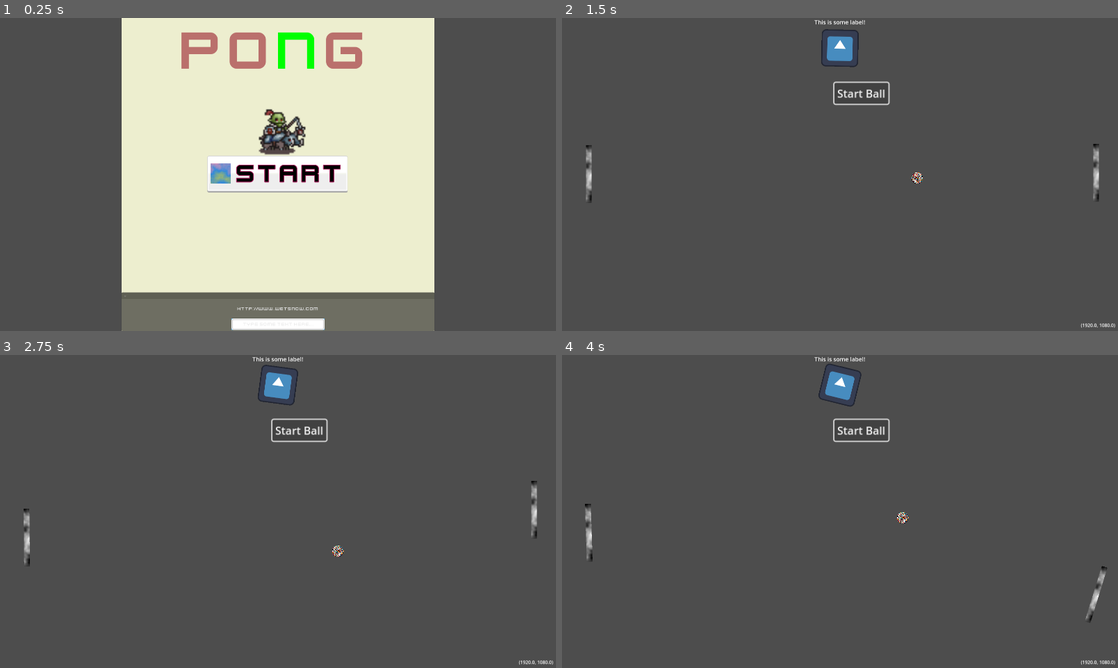
Above: before the commit, frames 1-4 (two rows, left to right).
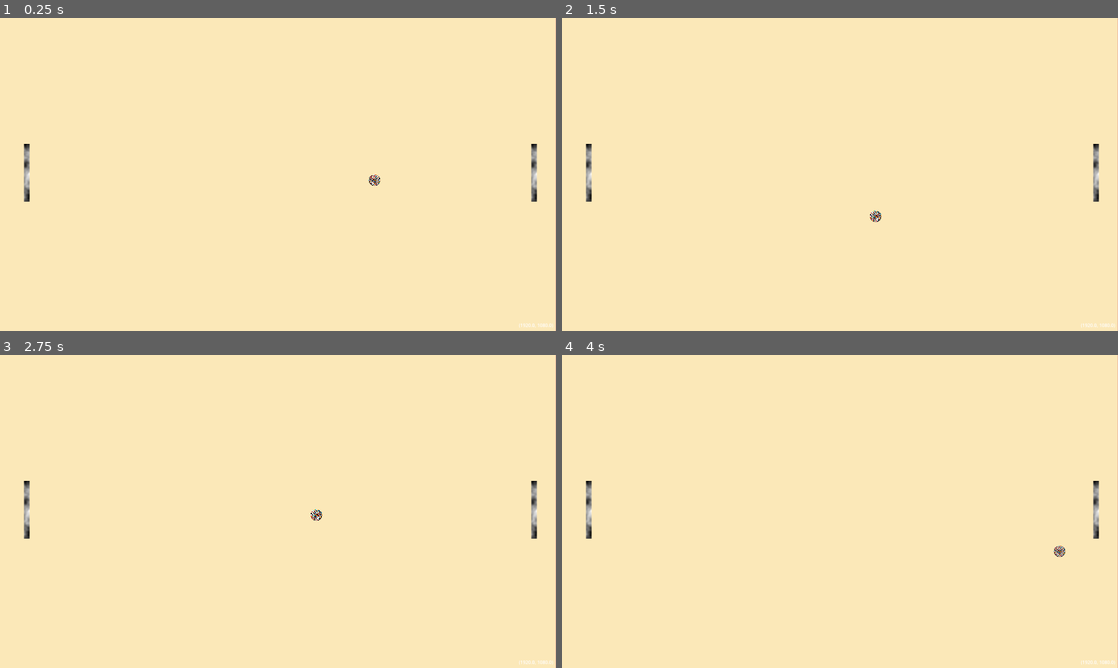
Above: after the commit, the same moments.

Repository: DanTulovsky/godot-game0
Game: Godot game, scene res://root.tscn
The game is run twice, just before and just after one commit, with the same random seed, the same clock (stepped at 60 frames per second) and the same inputs. Before the commit the project starts from res://title.tscn. The engine's default icon, where the game draws it, is replaced by a stand-in: a white triangle on a blue panel in a dark square.
Inputs (mouse positions are in pixels of both pictures, inside the frame that each line leads up to):
- Up to frame 1 (0.25 s): no input
- Up to frame 2 (1.5 s): click (840, 174) at 0.5 s, where only the run before the commit has a clickable "Start"; click (862, 93) at 1.25 s, where only the run before the commit has a clickable "Start Ball"
- Up to frame 3 (2.75 s): click (300, 430) at 2 s, where only the run before the commit has a clickable "Start Ball"
- Up to frame 4 (4 s): tap Enter (ui_accept) at 2.75, 3.02, 3.77 s; hold Right (ui_right) 2.78-3.53 s; hold Down (ui_down) from 3.53 s (still down)

The runs differ from the first frame. In frame 1, 56% of the frame differs, in the area x 0-100%, y 0-100%; in frame 2, 100%; in frame 3, 100%; in frame 4, 100%.
Error after the commit: Parse Error: Could not find type "AIController2D" in the current scope. (res://paddle.gd:10)

Commit message:
Refactor ball and paddle scripts to enhance collision handling and AI control. Update scene files for improved structure and resource management. Adjust project settings for better compatibility with new features.

Diff:
--- a/ball.gd
+++ b/ball.gd
@@ -8,19 +8,29 @@
 
 var current_speed: float
 
+signal game_over
+
 # Called when the node enters the scene tree for the first time.
 func _ready():
 	set_process(false)
 	add_to_group("ball")
 	$VisibleOnScreenNotifier2D.screen_exited.connect(_on_screen_exited)
 
+	if Global.CONFIG.auto_start:
+		start()
+
 
 func _on_screen_exited():
-	print("screen exited")
+	game_over.emit()
+	reset()
+
+func reset():
 	position = get_viewport_rect().get_center()
 	velocity = Vector2.ZERO
 	current_speed = speed # Reset speed to default
 	set_physics_process(false)
+	if Global.CONFIG.auto_start:
+		start()
 
 # Called every frame. 'delta' is the elapsed time since the previous frame.
 # func _process(delta):
@@ -51,17 +61,27 @@
 
 	if collision:
 		var collider = collision.get_collider()
+		var normal = collision.get_normal()
+		var remainder = collision.get_remainder()
+
 		play_collision_sound()
 
 		if collider.is_in_group("paddles"):
+			# Bounce velocity off the paddle
+			velocity = velocity.bounce(normal)
 			# Add some of the paddle's velocity to influence angle
-			velocity = velocity.bounce(collision.get_normal())
 			velocity.y += collider.velocity.y * paddle_influence
 			velocity = velocity.normalized() * current_speed # Maintain current speed
 		else:
 			# Normal bounce for walls
-			velocity = velocity.bounce(collision.get_normal())
+			velocity = velocity.bounce(normal)
 			velocity = velocity.normalized() * current_speed
+
+		# Continue movement with remaining motion in the new velocity direction
+		# This ensures the ball moves away from the surface in the same frame
+		var remaining_distance = remainder.length()
+		if remaining_distance > 0:
+			move_and_collide(velocity.normalized() * remaining_distance)
 
 func play_collision_sound():
 	$AudioStreamPlayer2D.play()
--- /dev/null
+++ b/controller.gd
@@ -0,0 +1,35 @@
+extends AIController2D
+
+# Stores the actions sampled for the agent's policy, running in python
+var vertical_action: float = 0.0 # -1.0 (down) to 1.0 (up)
+var rotation_action: float = 0.0 # -1.0 (left) to 1.0 (right)
+
+func get_obs() -> Dictionary:
+	# get the balls position and velocity in the paddle's frame of reference
+	var ball_pos = to_local(_player.ball.global_position)
+	var ball_vel = to_local(_player.ball.velocity)
+	var obs = [ball_pos.x, ball_pos.y, ball_vel.x / 10.0, ball_vel.y / 10.0]
+
+	# todo: add observations for the paddle's own position and velocity
+	# todo: add observations for the other paddle's position and velocity
+
+	return {"obs": obs}
+
+func get_reward() -> float:
+	return reward
+
+func get_action_space() -> Dictionary:
+	return {
+		"vertical_action": {
+			"size": 1,
+			"action_type": "continuous"
+		},
+		"rotation_action": {
+			"size": 1,
+			"action_type": "continuous"
+		},
+	}
+
+func set_action(action) -> void:
+	vertical_action = clamp(action["vertical_action"][0], -1.0, 1.0)
+	rotation_action = clamp(action["rotation_action"][0], -1.0, 1.0)
--- /dev/null
+++ b/game_config.gd
@@ -0,0 +1,5 @@
+extends Resource
+class_name GameConfig
+
+@export var auto_start: bool = false
+@export var ai_training: bool = false
--- /dev/null
+++ b/game_config.tres
@@ -0,0 +1,8 @@
+[gd_resource type="Resource" script_class="GameConfig" load_steps=2 format=3 uid="uid://bxhcmyb7ik0w1"]
+
+[ext_resource type="Script" uid="uid://bvo313ca5gpan" path="res://game_config.gd" id="1_fnbpw"]
+
+[resource]
+script = ExtResource("1_fnbpw")
+auto_start = true
+metadata/_custom_type_script = "uid://bvo313ca5gpan"
--- a/global.gd
+++ b/global.gd
@@ -1,6 +1,8 @@
 extends Node
 
 const ROOT_SCENE: String = "res://root.tscn"
+const CONFIG = preload("res://game_config.tres")
+
 var current_scene: Node = null
 
 # Called when the node enters the scene tree for the first time.
--- a/hud_layer.tscn
+++ b/hud_layer.tscn
@@ -1,50 +1,10 @@
-[gd_scene load_steps=7 format=3 uid="uid://bflag4d367eh3"]
+[gd_scene load_steps=3 format=3 uid="uid://bflag4d367eh3"]
 
-[ext_resource type="Texture2D" uid="uid://cgpglbayw5nnk" path="res://assets/images/icon.svg" id="1_f7c78"]
-[ext_resource type="Script" uid="uid://cbuotih4v1bw2" path="res://icon.gd" id="2_b40ck"]
-[ext_resource type="Script" uid="uid://de5elqbw1wcn3" path="res://start_button.gd" id="3_b40ck"]
 [ext_resource type="Script" uid="uid://c4c3a7camaxft" path="res://label_resolution.gd" id="4_7tdrv"]
-
-[sub_resource type="LabelSettings" id="LabelSettings_7tdrv"]
-font_size = 20
 
 [sub_resource type="LabelSettings" id="LabelSettings_b40ck"]
 
 [node name="HUDLayer" type="CanvasLayer"]
-
-[node name="Title" type="Label" parent="."]
-anchors_preset = 5
-anchor_left = 0.5
-anchor_right = 0.5
-offset_left = -88.0
-offset_right = 88.0
-offset_bottom = 28.0
-grow_horizontal = 2
-size_flags_horizontal = 4
-size_flags_vertical = 0
-text = "This is some label!"
-label_settings = SubResource("LabelSettings_7tdrv")
-vertical_alignment = 1
-
-[node name="Icon" type="Sprite2D" parent="Title"]
-position = Vector2(88, 104)
-texture = ExtResource("1_f7c78")
-script = ExtResource("2_b40ck")
-
-[node name="StartButton" type="Button" parent="."]
-offset_left = 941.0
-offset_top = 223.99998
-offset_right = 1020.0
-offset_bottom = 254.99998
-scale = Vector2(2.3529553, 2.3160932)
-size_flags_horizontal = 4
-size_flags_vertical = 4
-text = "Start Ball"
-script = ExtResource("3_b40ck")
-metadata/_edit_use_anchors_ = true
-
-[node name="Timer" type="Timer" parent="StartButton"]
-autostart = true
 
 [node name="MarginContainer" type="MarginContainer" parent="."]
 anchors_preset = 3
--- /dev/null
+++ b/model_analysis_summary.json
@@ -0,0 +1,60 @@
+{
+  "model_info": {
+    "model_path": "models/GameModel.onnx",
+    "file_size_mb": 0.019239425659179688,
+    "ir_version": 8,
+    "producer_name": "pytorch",
+    "producer_version": "2.8.0",
+    "domain": "",
+    "model_version": 0,
+    "doc_string": "N/A",
+    "estimated_parameters": 4610,
+    "estimated_parameters_millions": 0.00461
+  },
+  "inputs": [
+    {
+      "name": "obs",
+      "shape": "[batch_size, 4]",
+      "data_type": "FLOAT",
+      "description": "N/A"
+    },
+    {
+      "name": "state_ins",
+      "shape": "[batch_size]",
+      "data_type": "FLOAT",
+      "description": "N/A"
+    }
+  ],
+  "outputs": [
+    {
+      "name": "output",
+      "shape": "[batch_size, 2]",
+      "data_type": "FLOAT",
+      "description": "N/A"
+    },
+    {
+      "name": "state_outs",
+      "shape": "[batch_size]",
+      "data_type": "FLOAT",
+      "description": "N/A"
+    }
+  ],
+  "graph_analysis": {
+    "total_nodes": 8,
+    "total_edges": 6,
+    "graph_depth": "6",
+    "unique_operators": 5,
+    "operator_counts": {
+      "Flatten": 1,
+      "Concat": 1,
+      "Gemm": 3,
+      "Tanh": 2,
+      "Identity": 1
+    }
+  },
+  "memory_metrics": {
+    "file_size_mb": 0.019239425659179688,
+    "weights_size_mb": 0.01758575439453125,
+    "complexity_score": 111.75857543945312
+  }
+}
--- a/paddle.gd
+++ b/paddle.gd
@@ -7,69 +7,122 @@
 @export_group("Misc")
 @export var is_player: bool = false
 
+@onready var ai_controller: AIController2D = $AIController2D
+
 var rotation_direction: float = 0.0
+var direction: int = 0 # -1 (down) to 1 (up)
 var screen_size: Vector2
 var ball: CharacterBody2D
 var ai_target_rotation_direction: float = 0.0
 var ai_rotation_change_timer: float = 0.0
+var last_collision_frame: int = -1 # Track last collision frame to avoid duplicate rewards
+var initial_x_position: float = 0.0
+var paddle_height: float = 200.0 # 100 pixels * 2x scale
 
 
 # Called when the node enters the scene tree for the first time.
 func _ready():
 	screen_size = get_viewport_rect().size
+	initial_x_position = position.x
 	# Find the ball node using the "ball" group
 	ball = get_tree().get_first_node_in_group("ball") as CharacterBody2D
+	if not ball:
+		printerr("No ball found")
+		get_tree().quit(1)
 
-	# Initialize AI rotation timer to a random value so it doesn't trigger immediately
-	if not is_player:
-		ai_rotation_change_timer = randf_range(1.0, 3.0)
-		ai_target_rotation_direction = randf_range(-1.0, 1.0)
+	ball.game_over.connect(game_over)
+
+	ai_controller.init(self)
+
+	# IfAItraining is enabled, setthecontrolmodetotraining
+	if Global.CONFIG.ai_training:
+		ai_controller.control_mode = AIController2D.ControlModes.TRAINING
+	elif is_player:
+		ai_controller.control_mode = AIController2D.ControlModes.HUMAN
+	else:
+		print("setting ai controller control mode to ONNX_INFERENCE")
+		ai_controller.control_mode = AIController2D.ControlModes.ONNX_INFERENCE
 
 
+	print("paddle is human? ", is_player)
+	print("ai controller control mode: ", ai_controller.control_mode)
+
+
+func game_over():
+	if not is_player:
+		ai_controller.done = true
+		ai_controller.needs_reset = true
+
 func _physics_process(delta):
-	if is_player:
-		var direction = 0
+	match ai_controller.heuristic:
+		"model":
+			ai_mode(delta)
+		"human":
+			normal_mode(delta)
 
-		if Input.is_action_pressed("ui_up"):
-			direction = -1
-		elif Input.is_action_pressed("ui_down"):
-			direction = 1
-
-		rotation_direction = Input.get_axis("ui_left", "ui_right")
-		rotation += rotation_direction * rotation_speed * delta
-		rotation = clamp(rotation, -0.3, 0.3)
-
-		velocity.y = direction * speed
-	else:
-		# AI: Move towards the ball's Y position
-		# Re-find ball if it was destroyed and recreated
-		if not is_instance_valid(ball):
-			ball = get_tree().get_first_node_in_group("ball") as CharacterBody2D
-
-		if ball:
-			var ball_y = ball.position.y
-			var paddle_y = position.y
-			var difference = ball_y - paddle_y
-
-			# Calculate velocity proportional to distance for smooth movement
-			# This creates smooth acceleration and deceleration
-			var target_velocity = difference * 2.0 # Adjust multiplier for responsiveness
-			velocity.y = clamp(target_velocity, -speed, speed)
-
-			# AI: Smooth random rotation
-			ai_rotation_change_timer -= delta
-			if ai_rotation_change_timer <= 0.0:
-				# Change target direction every 1-3 seconds
-				ai_target_rotation_direction = randf_range(-1.0, 1.0)
-				ai_rotation_change_timer = randf_range(1.0, 3.0)
-
-			# Smoothly interpolate rotation direction towards target
-			rotation_direction = lerp(rotation_direction, ai_target_rotation_direction, delta * 2.0)
-			rotation += rotation_direction * rotation_speed * delta
-			rotation = clamp(rotation, -0.3, 0.3)
-		else:
-			# No ball found, stop moving
-			velocity.y = 0
+	# Lock horizontal movement - prevent paddle from drifting horizontally
+	velocity.x = 0.0
+	position.x = initial_x_position
 
 	# Use move_and_slide() - paddles won't be pushed by the ball
 	move_and_slide()
+
+	# Check for collisions with the ball
+	if ai_controller.heuristic == "model":
+		_check_ball_collision()
+
+func ai_mode(_delta):
+	if ai_controller.needs_reset:
+		ai_controller.reset()
+		ball.reset()
+		return
+
+	# Get actions from the controller
+	direction = ai_controller.vertical_action
+	rotation_direction = ai_controller.rotation_action
+
+	# Apply vertical movement
+	velocity.y = direction * speed
+
+	# Apply rotation
+	rotation += rotation_direction * rotation_speed * _delta
+	rotation = clamp(rotation, -0.3, 0.3)
+
+func normal_mode(delta):
+	if Input.is_action_pressed("ui_up"):
+		direction = -1
+	elif Input.is_action_pressed("ui_down"):
+		direction = 1
+	else:
+		direction = 0
+
+	rotation_direction = Input.get_axis("ui_left", "ui_right")
+	rotation += rotation_direction * rotation_speed * delta
+	rotation = clamp(rotation, -0.3, 0.3)
+
+	velocity.y = direction * speed
+
+func _check_ball_collision():
+	if not ball:
+		print("no ball found")
+		return
+
+	# Get the current frame number to avoid duplicate rewards
+	var current_frame = Engine.get_process_frames()
+
+	# Check if we have any collisions
+	var collision_count = get_slide_collision_count()
+
+	for i in range(collision_count):
+		var collision = get_slide_collision(i)
+		var collider = collision.get_collider()
+
+		# Check if the collider is the ball
+		if collider == ball:
+			# Only reward once per collision event (avoid duplicate rewards in same frame)
+			if last_collision_frame != current_frame:
+				# Add reward for successfully hitting the ball
+				# print("rewarding for hitting the ball")
+				ai_controller.reward += 1.0
+				last_collision_frame = current_frame
+				break # Only count one collision per frame
--- a/paddle.tscn
+++ b/paddle.tscn
@@ -1,6 +1,7 @@
-[gd_scene load_steps=5 format=3 uid="uid://c7ujm3f6w2g07"]
+[gd_scene load_steps=6 format=3 uid="uid://c7ujm3f6w2g07"]
 
 [ext_resource type="Script" uid="uid://dx0g0sec2e3mh" path="res://paddle.gd" id="1_0sbc1"]
+[ext_resource type="Script" uid="uid://bp0wi5s6tjkfc" path="res://controller.gd" id="2_tbytw"]
 
 [sub_resource type="RectangleShape2D" id="RectangleShape2D_ut3sq"]
 size = Vector2(10, 100)
@@ -22,3 +23,8 @@
 
 [node name="Sprite2D" type="Sprite2D" parent="CollisionShape2D"]
 texture = SubResource("NoiseTexture2D_0sbc1")
+
+[node name="AIController2D" type="Node2D" parent="."]
+unique_name_in_owner = true
+script = ExtResource("2_tbytw")
+metadata/_custom_type_script = "uid://mjinlgrr4m1v"
--- a/project.godot
+++ b/project.godot
@@ -11,8 +11,8 @@
 [application]
 
 config/name="game0"
-run/main_scene="uid://ch36guisgumx6"
-config/features=PackedStringArray("4.5", "Forward Plus")
+run/main_scene="uid://b66msut7c8v70"
+config/features=PackedStringArray("4.5", "C#", "Forward Plus")
 config/icon="res://assets/images/icon.svg"
 
 [autoload]
@@ -28,11 +28,19 @@
 window/stretch/aspect="expand"
 window/stretch/scale_mode="integer"
 
+[dotnet]
+
+project/assembly_name="game0"
+
 [editor]
 
 version_control/plugin_name="GitPlugin"
 version_control/autoload_on_startup=true
 
+[editor_plugins]
+
+enabled=PackedStringArray("res://addons/godot_rl_agents/plugin.cfg")
+
 [rendering]
 
 textures/vram_compression/import_etc2_astc=true
--- a/root.gd
+++ b/root.gd
@@ -2,7 +2,6 @@
 
 var quit_dialog: ConfirmationDialog
 var theme: Theme = Theme.new()
-
 
 func _ready() -> void:
 	quit_dialog = ConfirmationDialog.new()
--- a/root.tscn
+++ b/root.tscn
@@ -1,10 +1,20 @@
-[gd_scene load_steps=7 format=3 uid="uid://b66msut7c8v70"]
+[gd_scene load_steps=10 format=3 uid="uid://b66msut7c8v70"]
 
 [ext_resource type="Script" uid="uid://d0hjd3h1ms6b0" path="res://root.gd" id="1_bf3um"]
 [ext_resource type="PackedScene" uid="uid://c7ujm3f6w2g07" path="res://paddle.tscn" id="3_jnlp7"]
 [ext_resource type="PackedScene" uid="uid://b73523ncwdktd" path="res://ball.tscn" id="5_jnlp7"]
+[ext_resource type="Script" uid="uid://bfe5fne7pos6" path="res://sync.gd" id="6_l8v81"]
 [ext_resource type="PackedScene" uid="uid://bflag4d367eh3" path="res://hud_layer.tscn" id="8_bf3um"]
 [ext_resource type="PackedScene" uid="uid://cdux3qd5cklf6" path="res://wall.tscn" id="9_huihk"]
+
+[sub_resource type="Gradient" id="Gradient_jnlp7"]
+interpolation_mode = 1
+colors = PackedColorArray(0.98584265, 0.9121821, 0.7242206, 1, 0.8901961, 0.5568628, 0.5411765, 1)
+
+[sub_resource type="GradientTexture2D" id="GradientTexture2D_l8v81"]
+gradient = SubResource("Gradient_jnlp7")
+width = 1920
+height = 1080
 
 [sub_resource type="ParticleProcessMaterial" id="ParticleProcessMaterial_vyht1"]
 lifetime_randomness = 0.72
@@ -25,16 +35,19 @@
 [node name="Root" type="Node2D"]
 script = ExtResource("1_bf3um")
 
+[node name="Background" type="Sprite2D" parent="."]
+texture = SubResource("GradientTexture2D_l8v81")
+centered = false
+
 [node name="paddle0" parent="." groups=["paddles"] instance=ExtResource("3_jnlp7")]
 position = Vector2(1844, 534)
 scale = Vector2(2, 2)
-is_player = true
 
 [node name="paddle1" parent="." groups=["paddles"] instance=ExtResource("3_jnlp7")]
 position = Vector2(92, 535)
 scale = Vector2(2, 2)
 
-[node name="Ball" parent="." instance=ExtResource("5_jnlp7")]
+[node name="Ball" parent="." groups=["ball"] instance=ExtResource("5_jnlp7")]
 position = Vector2(1043, 535)
 
 [node name="BottomWall" parent="." instance=ExtResource("9_huihk")]
@@ -55,6 +68,9 @@
 anchor_mode = 0
 drag_horizontal_enabled = true
 
-[connection signal="pressed" from="HUDLayer/StartButton" to="Ball" method="_on_start_button_pressed"]
+[node name="Sync" type="Node" parent="."]
+script = ExtResource("6_l8v81")
+onnx_model_path = "res://models/GameModel.onnx"
+metadata/_custom_type_script = "uid://c0aec4xgw5db7"
 
 [editable path="HUDLayer"]
--- /dev/null
+++ b/script_templates/AIController/controller_template.gd
@@ -0,0 +1,43 @@
+# meta-name: AI Controller Logic
+# meta-description: Methods that need implementing for AI controllers
+# meta-default: true
+extends _BASE_
+
+#-- Methods that need implementing using the "extend script" option in Godot --#
+
+func get_obs() -> Dictionary:
+	assert(false, "the get_obs method is not implemented when extending from ai_controller")
+	return {"obs":[]}
+
+func get_reward() -> float:
+	assert(false, "the get_reward method is not implemented when extending from ai_controller")
+	return 0.0
+
+func get_action_space() -> Dictionary:
+	assert(false, "the get get_action_space method is not implemented when extending from ai_controller")
+	return {
+		"example_actions_continous" : {
+			"size": 2,
+			"action_type": "continuous"
+		},
+		"example_actions_discrete" : {
+			"size": 2,
+			"action_type": "discrete"
+		},
+		}
+
+func set_action(action) -> void:
+	assert(false, "the get set_action method is not implemented when extending from ai_controller")
+# -----------------------------------------------------------------------------#
+
+#-- Methods that can be overridden if needed --#
+
+#func get_obs_space() -> Dictionary:
+# May need overriding if the obs space is complex
+#	var obs = get_obs()
+#	return {
+#		"obs": {
+#			"size": [len(obs["obs"])],
+#			"space": "box"
+#		},
+#	}
--- /dev/null
+++ b/sync.gd
@@ -0,0 +1,12 @@
+extends "res://addons/godot_rl_agents/sync.gd"
+
+
+func _ready():
+    if Global.CONFIG.ai_training:
+        print("setting control mode to TRAINING")
+        control_mode = ControlModes.TRAINING
+    else:
+        print("setting control mode to ONNX_INFERENCE")
+        control_mode = ControlModes.ONNX_INFERENCE
+
+    super._ready()
--- /dev/null
+++ b/train.tscn
@@ -0,0 +1,3 @@
+[gd_scene format=3 uid="uid://qx40t6cgpxgn"]
+
+[node name="Train" type="Node2D"]
Not shown, added: controller.gd.uid
Not shown, changed: export_presets.cfg
Not shown, added: game_config.gd.uid
Not shown, added: script_templates/AIController/controller_template.gd.uid
Not shown, added: sync.gd.uid
Not shown, added: game0.csproj
Not shown, added: game0.csproj.old
Not shown, added: game0.sln
Not shown, added: models/GameModel.onnx
Not shown, added: models/model.zip
Not shown, added: onnx_analyzer.ipynb
